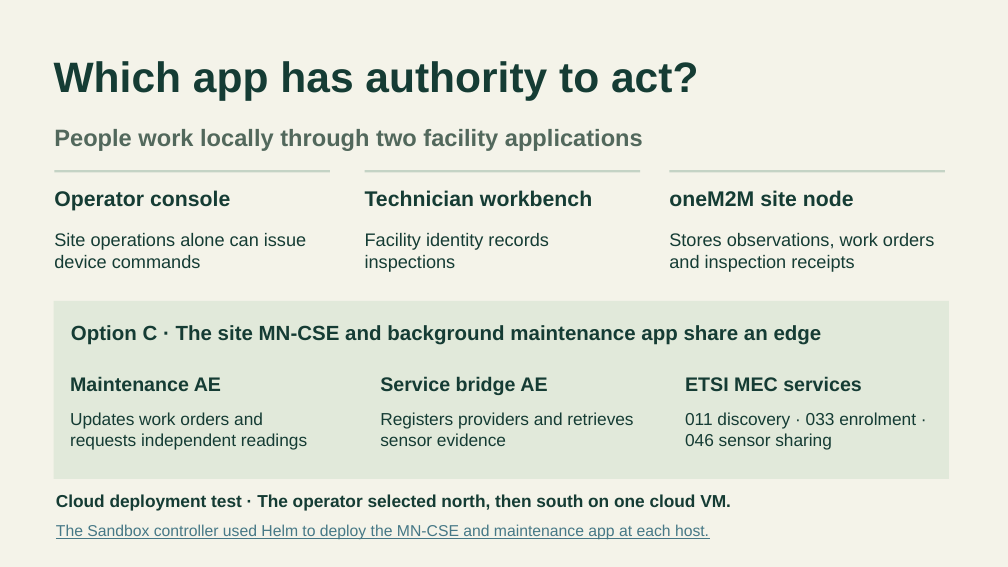
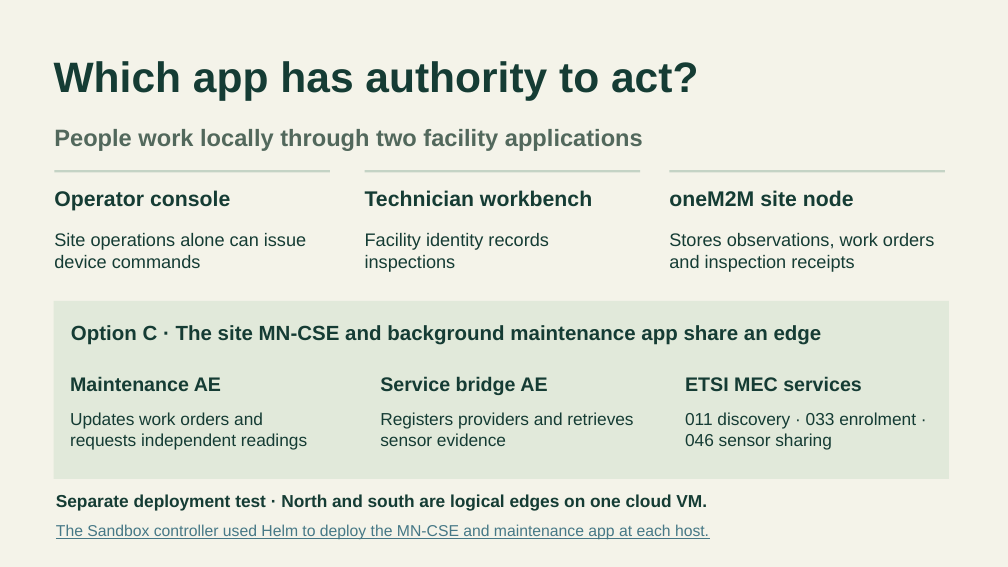
Before and after one commit to openSoom/openSoom, a slide deck: slide 8 of deliverables/presentation/openSoom-evaluation.pptx. Drawn at 1008x567 pixels with LibreOffice and Linux fonts; fonts in the diff are those of the drawing. Boxes give left, top, right and bottom in pixels: in the first picture for what was removed or moved away, otherwise in the second. Text is boxed around its words. In the diff, an @@ line names an element or a change of style, - is before the commit and + after.

```diff
--- a/deliverables/presentation/openSoom-evaluation.pptx
+++ b/deliverables/presentation/openSoom-evaluation.pptx
@@ text at (56, 494, 707, 510): text changed @@
-Cloud deployment test · The operator selected north, then south on one cloud VM.
+Separate deployment test · North and south are logical edges on one cloud VM.
```
Also in this commit, not shown: 4 other slides changed, 1 slide added, 1 slide removed, 37 other files.
